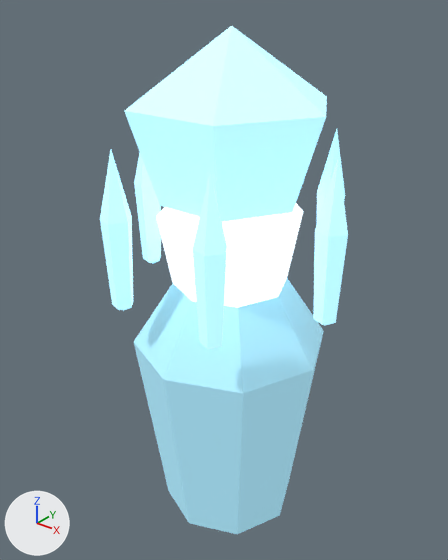
Renders of the glTF model assets/models/glb/deep-fracture-creature-FacetSentry-frost.glb from each side of a commit.
Both versions are drawn from a 50 mm lens placed at (1.51, -1.94, 2.66), pointed at (-0.05, 0.02, 1.45). Arrows for +X, +Y and +Z are at lower left; the lights stay in place. The first picture is the older version.

Names of what the first picture shows: 'control-core', 'pedestal', 'prong0', 'prong1', 'prong2', 'prong3', 'prong5', 'sensor'.
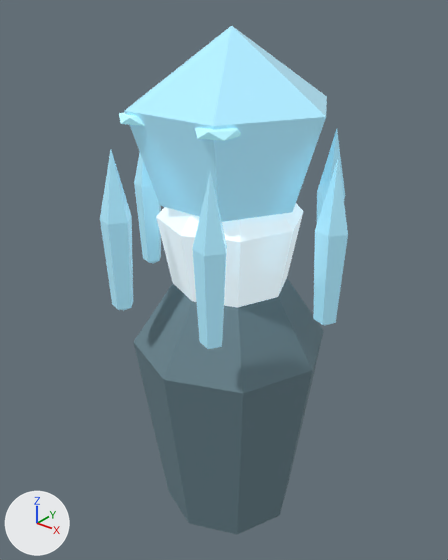
Diff of the bpy script that builds the scene:
```diff
--- a/assets/models/glb/deep-fracture-creature-FacetSentry-frost.glb.py
+++ b/assets/models/glb/deep-fracture-creature-FacetSentry-frost.glb.py
@@ mat_export_source @@
 mat_export_source.roughness = 0.7
-mat_export_source.emission_color = (0.826, 0.946, 1.0)  # white #eaf9ff
+mat_export_source.emission_color = (0.324, 0.371, 0.392)  # grey #9aa4a8
 mat_export_source.emission_strength = 1.4
@@ mat_export_source_001 @@
 mat_export_source_001 = principled_material('export-source.001')
-mat_export_source_001.base_color = (0.42, 0.82, 1.0)  # cyan #adeaff
+mat_export_source_001.base_color = (0.152, 0.244, 0.285)  # greyish cyan #6d8791
 mat_export_source_001.roughness = 0.7
-mat_export_source_001.emission_color = (0.105, 0.205, 0.25)  # cyan #5b7d89
-mat_export_source_001.emission_strength = 1.0
@@ mat_export_source_002 @@
 mat_export_source_002.roughness = 0.7
-mat_export_source_002.emission_color = (0.336, 0.656, 0.8)  # cyan #9dd4e7
+mat_export_source_002.emission_color = (0.0941, 0.184, 0.224)  # cyan #567782
 mat_export_source_002.emission_strength = 1.0
@@ mat_inset_elemental_eyes @@
+mat_inset_elemental_eyes = principled_material('inset-elemental-eyes')
+mat_inset_elemental_eyes.base_color = (0.5, 0.85, 0.9)  # cyan #bcedf3
+mat_inset_elemental_eyes.emission_color = (0.113, 0.292, 0.36)  # cyan #5e93a2
+mat_inset_elemental_eyes.emission_strength = 1.0
@@ me_icosphere_001 @@
+me_icosphere_001.from_pydata(...)  # an icosphere of 20 faces spanning x -0.079..0.079, y -0.08..0.08, z -0.031..0.031
+me_icosphere_001.materials.append(mat_inset_elemental_eyes)  # cyan #bcedf3, glowing cyan #5e93a2
@@ ob_inset_eye_1 @@
+ob_inset_eye_1 = bpy.data.objects.new('inset-eye-1', me_icosphere_001)
+ob_inset_eye_1.location = (0.185, -0.306, 2.196)
@@ ob_inset_eye__1 @@
+ob_inset_eye__1 = bpy.data.objects.new('inset-eye--1', me_icosphere_001.copy())
+ob_inset_eye__1.location = (-0.185, -0.306, 2.196)
```

What differs and where, as boxes [x1, y1, x2, y2] in the pictures (448 x 560 px):
'pedestal', recoloured, surface changed (cyan to greyish cyan)
    both: [134, 278, 324, 534]
'sensor', recoloured
    both: [124, 26, 327, 222]
'control-core', recoloured
    both: [156, 203, 303, 308]
'prong1', recoloured (darker)
    both: [193, 171, 227, 349]
'prong0', recoloured (darker)
    both: [313, 157, 348, 326]
'prong2', recoloured (darker)
    both: [100, 150, 133, 311]
'prong3', recoloured (darker)
    both: [134, 153, 161, 264]
'prong5', recoloured (darker)
    both: [317, 129, 345, 222]
'inset-eye-1', added (cyan)
    after: [195, 128, 241, 141]
'inset-eye--1', added
    after: [119, 112, 144, 126]
